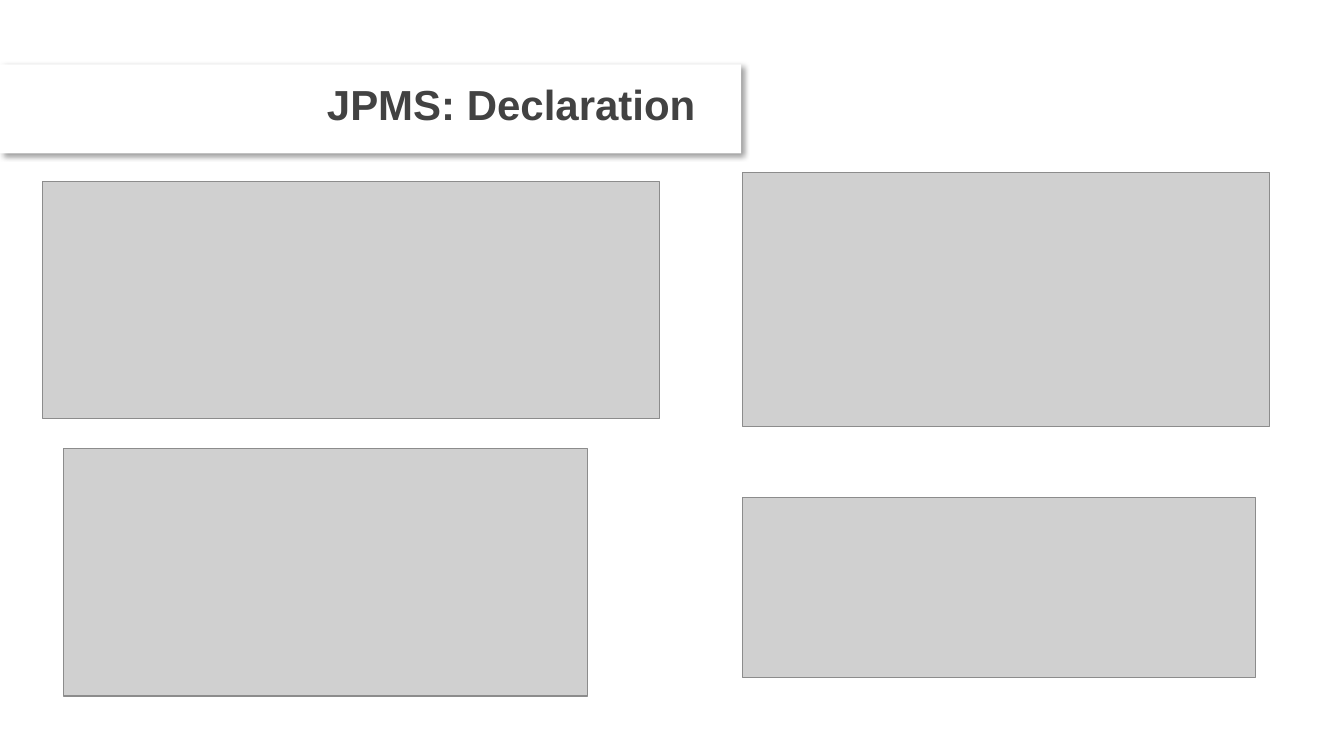
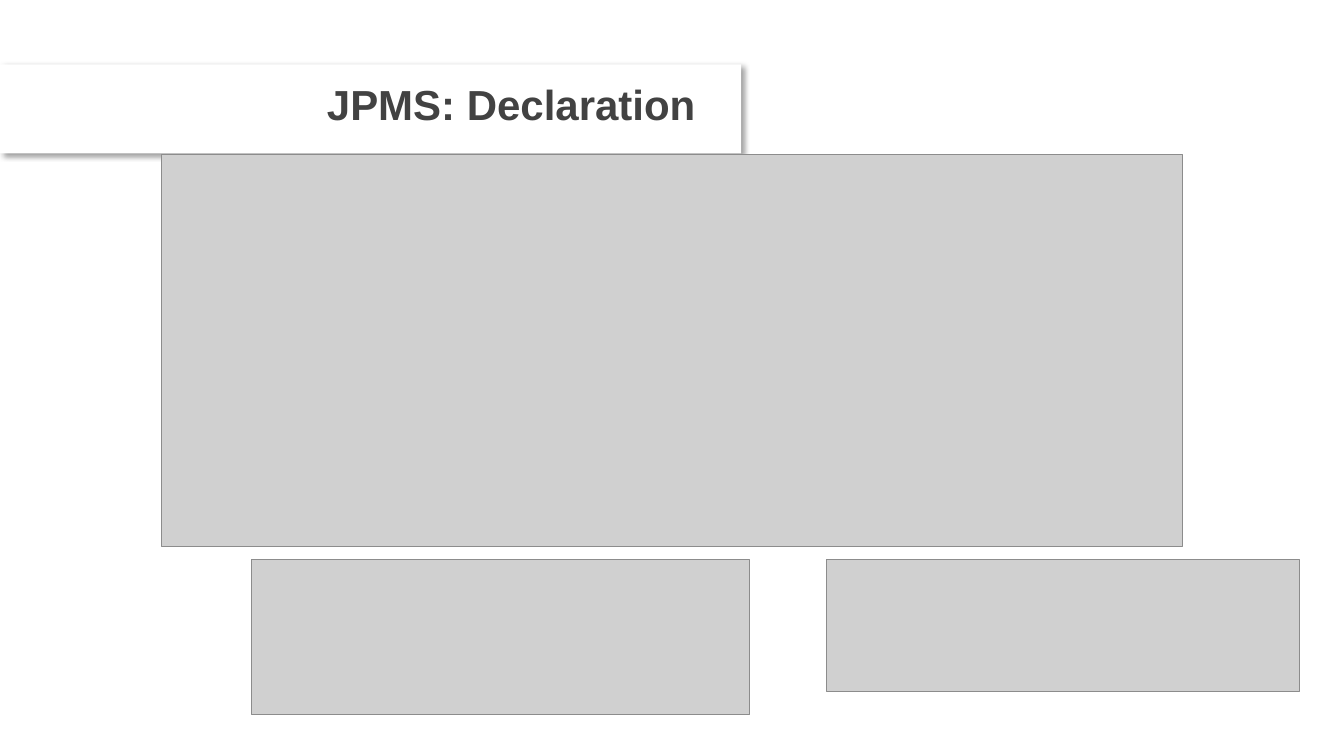
Before and after one commit to DevDay2019-AxonActive/DevDay2019---Advanced-Java, a slide deck: slide 6 of presentations/JPMS.pptx. Drawn at 1344x756 pixels with LibreOffice and Linux fonts; fonts in the diff are those of the drawing; grey boxes stand for pictures; background and template pictures are left out. Boxes give left, top, right and bottom in pixels: in the first picture for what was removed or moved away, otherwise in the second. Text is boxed around its words. In the diff, an @@ line names an element or a change of style, - is before the commit and + after.

```diff
--- a/presentations/JPMS.pptx
+++ b/presentations/JPMS.pptx
@@ picture: place and size @@
-picture at [42,181,659,418]
+picture at [161,154,1183,546]
@@ picture removed at [743,172,1270,426] @@
@@ picture removed at [64,449,589,696] @@
@@ picture removed at [743,497,1256,677] @@
@@ picture added at [252,560,750,715] @@
@@ picture added at [827,560,1301,691] @@
```
Also in this commit, not shown: 2 other slides changed, 3 slides added.
